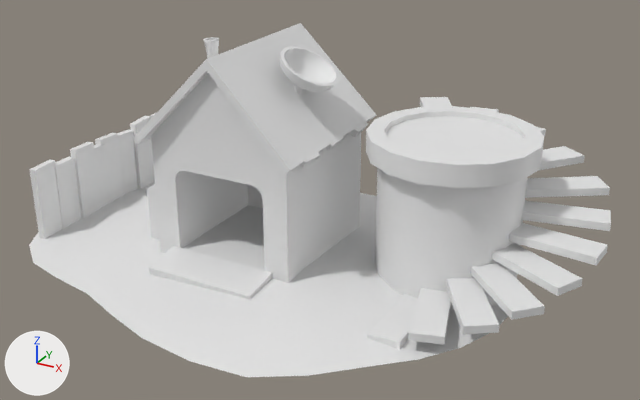
The FBX model Assets/Meshes/Processors/Clug_Coop.fbx, before and after one commit.
Rendered twice from a 50 mm camera at (6.04, -9.33, 5.61) aimed at (1.0, -0.16, 1.03). Every picture has the same lights, and +X, +Y and +Z are marked at lower left. Materials are left out; every surface is plain grey. Where no turn or scale is listed for an object, it has been applied to the vertices.

Before the edit, the objects in view are built like this:
```python
me_cube_146 = bpy.data.meshes.new('Cube.146')
me_cube_146.from_pydata(...)  # 407 vertices, 365 faces; spans x -1.39..1.21, y -1.52..1.16, z -0.06..2.84
me_cube_146.materials.append(mat_uv)
me_plane_032 = bpy.data.meshes.new('Plane.032')
me_plane_032.from_pydata(...)  # 356 vertices, 254 faces; spans x -5.59..1.99, y -1.96..1.98, z 0.0..1.99
me_plane_032.materials.append(mat_2)
me_plane_066 = bpy.data.meshes.new('Plane.066')
me_plane_066.from_pydata(...)  # 81 vertices, 64 faces; spans x -3.25..3.57, y -2.76..2.41, z 0.0..0.27
me_plane_066.materials.append(mat_3)
ob_cube_039 = bpy.data.objects.new('Cube.039', me_cube_146)
ob_cube_039.location = (0.0, 0.0, 0.12)
ob_ground = bpy.data.objects.new('Ground', me_plane_066)
ob_ground.location = (0.0, 0.0, 0.0)
ob_plane = bpy.data.objects.new('Plane', me_plane_032)
ob_plane.location = (2.51, 0.51, 0.0)
```
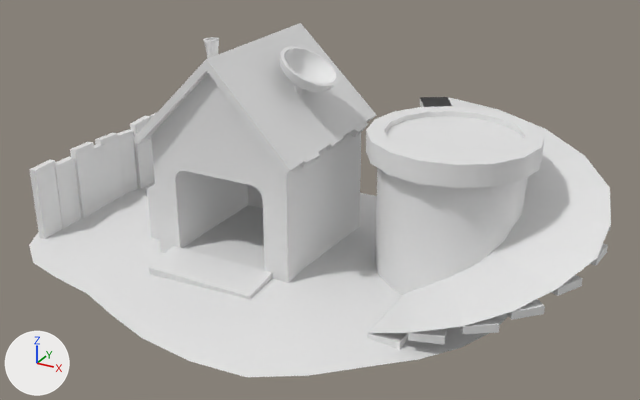
Commit message: Updated Coop to support invisible navmesh

Pixel boxes (x1, y1, x2, y2) of what changed, in the pictures (640 x 400 px):
part 1 of me_plane_032, added
    after: (369, 97, 611, 333)

The change in detail:
me_plane_032 is used by ob_plane; location (2.51, 0.51, 0.0).
me_plane_032 had 356 vertices, 254 faces and spanned x -5.59..1.99, y -1.96..1.98, z 0.0..1.99.
me_plane_032 now has 376 vertices, 266 faces and spans x -5.59..1.99, y -1.96..1.98, z 0.0..1.99.
Part 1, on me_plane_032:
20 vertices are added at x -1.13..1.95, y -1.94..1.98, z 0.13..1.85.
12 new faces join them.
